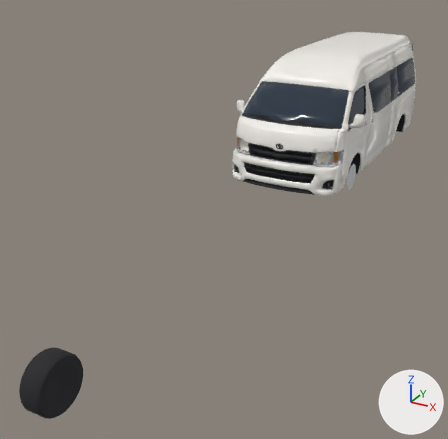
Two versions of the glTF model assets/models/vehicles/hiace.glb, one commit apart.
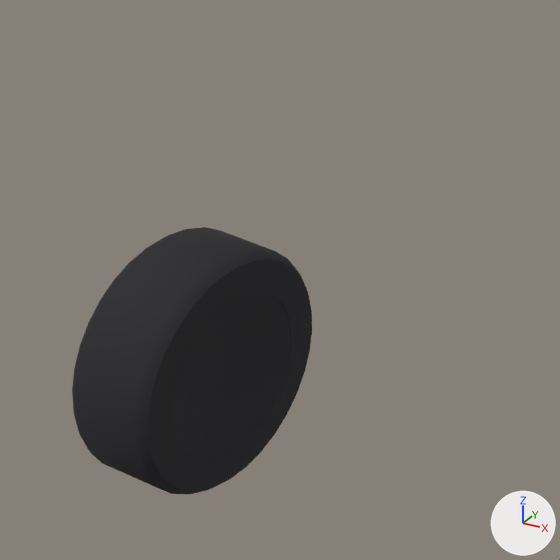
The first picture shows the older version from a 50 mm camera at (3.79, -11.49, 3.87) aimed at (-0.5, -3.68, -0.03). The close-ups show the older and then the newer version on the part from 0% to 33% of the width and 65% to 99% of the height of that picture. Only the edits that show in the close-ups are written down. The lights are fixed; the arrows at lower right show +X, +Y and +Z. Vertices at exactly the same position are counted once.

The first close-up shows 'hiace_tyre'.
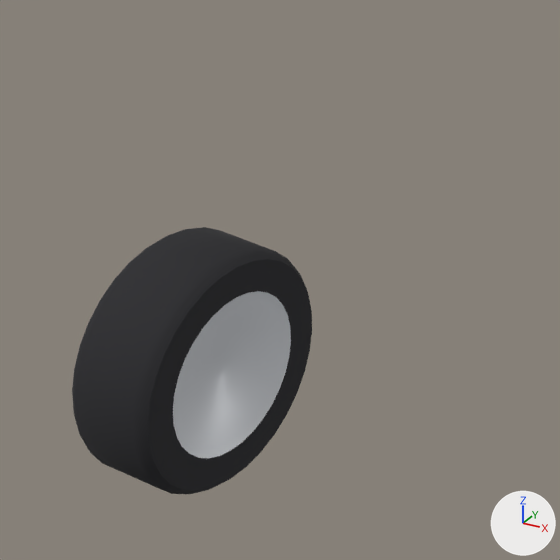
The change, as a list of edits to the scene's bpy script:
```text
Change me_hiace_tyre:
    where me_hiace_tyre.from_pydata(...)  # 416 vertices, 798 faces; spans x -0.153..0.103, y -0.321..0.32, z -0.321..0.32
    used by ob_hiace_tyre; location = (0.0, -8.0, 0.0)
    me_hiace_tyre part 1: all 222 faces centred in x 0.067..0.101, y -0.206..0.208, z -0.206..0.209 switch from mat_tyre (black #232327) to mat_rim (light grey #d2d5da)
```

What differs and where, as boxes [x1, y1, x2, y2] in the close-ups (560 x 560 px):
part 1 of me_hiace_tyre, recoloured (black to light grey)
    both: [173, 291, 291, 458]
